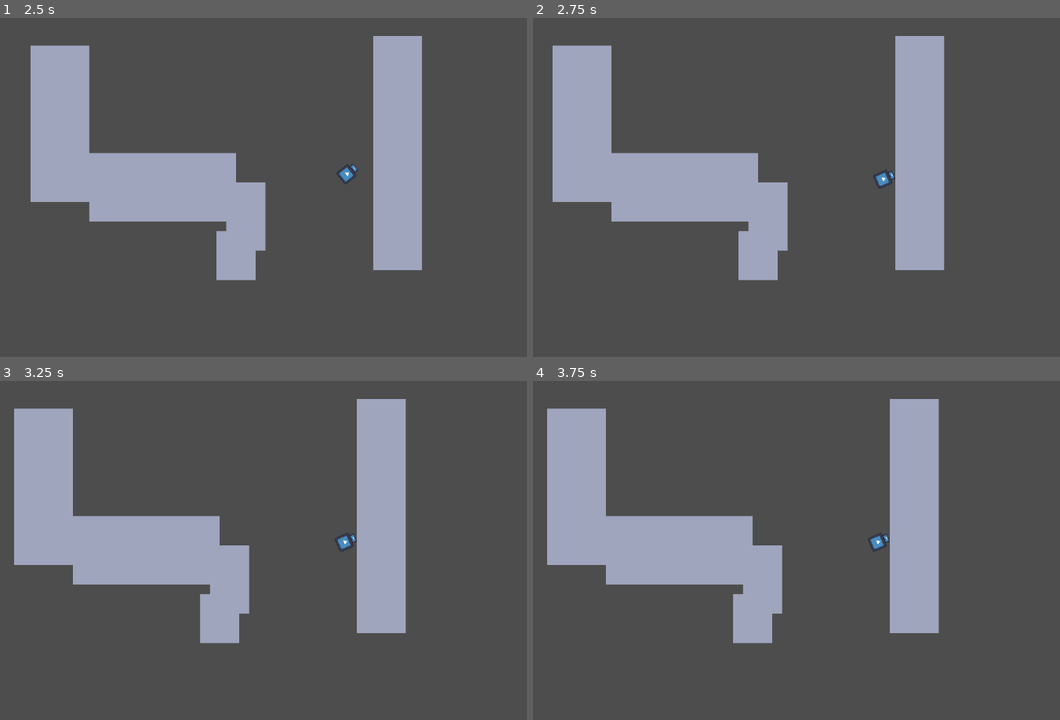
Above: before the commit, frames 1-4 (two rows, left to right).
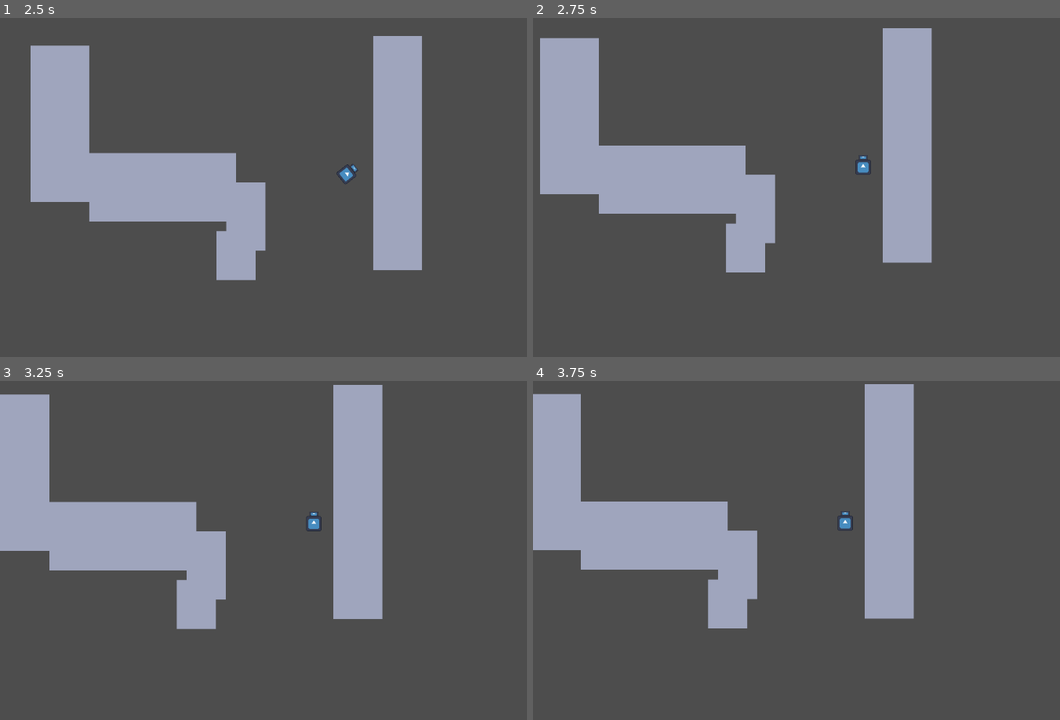
Above: after the commit, the same moments.

Repository: IvanoiuPetrut/touchdown
Game: Godot game, scene res://scenes/game.tscn
Two runs of this game, one before a commit and one after it. Both use one fixed random seed, a clock stepped at 60 frames per second and the inputs below. The engine's default icon, where the game draws it, is replaced by a stand-in: a white triangle on a blue panel in a dark square.
Inputs:
- Up to frame 1 (2.5 s): hold E (rotate_right) 0.53-1.28 s; hold Space (boost) 0.53-1.28 s; hold Q (rotate_left) 1.28-2.03 s; tap Space (boost) at 1.35 s; hold E (rotate_right) from 2.03 s (still down); hold Space (boost) from 2.03 s (still down)
- Up to frame 2 (2.75 s): keep holding E (rotate_right); keep holding Space (boost)
- Up to frame 3 (3.25 s): keep holding E (rotate_right); release Space (boost) at 2.78 s; tap Space (boost) at 2.85 s
- Up to frame 4 (3.75 s): release E (rotate_right) at 3.53 s; hold Q (rotate_left) from 3.53 s (still down); hold Space (boost) from 3.53 s (still down)

Frame 1 is identical in both runs. In frame 2, 8.8% of the frame differs, in the area x 1-79%, y 3-78%; in frame 3, 14%; in frame 4, 15%, in the area x 0-78%, y 0-78%.

Commit message:
feat: add collision with tilemap

Diff:
--- a/scenes/game.tscn
+++ b/scenes/game.tscn
@@ -2,6 +2,7 @@
 
 [ext_resource type="PackedScene" uid="uid://chrsbtyr7g8th" path="res://scenes/player.tscn" id="1_uwrxv"]
 [ext_resource type="Texture2D" uid="uid://y2os7be6xva8" path="res://assets/sprites/rock_packed.png" id="2_yqjtg"]
+[ext_resource type="PackedScene" uid="uid://dakk67ugp7naq" path="res://scenes/landingPad.tscn" id="3_lnu2h"]
 
 [sub_resource type="TileSetAtlasSource" id="TileSetAtlasSource_yqjtg"]
 texture = ExtResource("2_yqjtg")
@@ -174,9 +175,6 @@
 physics_layer_0/collision_layer = 1
 sources/1 = SubResource("TileSetAtlasSource_yqjtg")
 
-[sub_resource type="RectangleShape2D" id="RectangleShape2D_qcj1u"]
-size = Vector2(1152, 50)
-
 [node name="Game" type="Node2D"]
 
 [node name="Player" parent="." instance=ExtResource("1_uwrxv")]
@@ -190,23 +188,5 @@
 tile_map_data = PackedByteArray("AAAKAP7/AQABAAQAAAAKAP//AQABAAQAAAAKAAAAAQABAAQAAAAKAAEAAQABAAQAAAAKAAIAAQABAAQAAAAKAA …(5664 unchanged characters)…
 tile_set = SubResource("TileSet_lnu2h")
 
-[node name="Ground" type="StaticBody2D" parent="."]
-position = Vector2(576, 600)
-collision_layer = 0
-
-[node name="CollisionShape2D" type="CollisionShape2D" parent="Ground"]
-shape = SubResource("RectangleShape2D_qcj1u")
-
-[node name="ColorRect" type="ColorRect" parent="Ground"]
-offset_left = -576.0
-offset_top = -25.0
-offset_right = 576.0
-offset_bottom = 25.0
-color = Color(0.372549, 0.462745, 0.498039, 1)
-
-[node name="LandingPad" type="ColorRect" parent="Ground"]
-offset_left = -100.0
-offset_top = -30.0
-offset_right = 100.0
-offset_bottom = -25.0
-color = Color(0.870588, 0.486275, 0.113725, 1)
+[node name="LandingPad" parent="." instance=ExtResource("3_lnu2h")]
+position = Vector2(571, 619)
--- /dev/null
+++ b/scenes/landingPad.tscn
@@ -0,0 +1,23 @@
+[gd_scene load_steps=2 format=3 uid="uid://dakk67ugp7naq"]
+
+[sub_resource type="RectangleShape2D" id="RectangleShape2D_ssxai"]
+size = Vector2(1152, 50)
+
+[node name="LandingPad" type="StaticBody2D"]
+
+[node name="CollisionShape2D" type="CollisionShape2D" parent="."]
+shape = SubResource("RectangleShape2D_ssxai")
+
+[node name="ColorRect" type="ColorRect" parent="."]
+offset_left = -576.0
+offset_top = -25.0
+offset_right = 576.0
+offset_bottom = 25.0
+color = Color(0.372549, 0.462745, 0.498039, 1)
+
+[node name="LandingPad" type="ColorRect" parent="."]
+offset_left = -100.0
+offset_top = -30.0
+offset_right = 100.0
+offset_bottom = -25.0
+color = Color(0.870588, 0.486275, 0.113725, 1)
--- a/scripts/player.gd
+++ b/scripts/player.gd
@@ -52,24 +52,27 @@
 	if collision:
 		_handle_collision(collision)
 
+
 # Handle collision with the ground or other objects
 func _handle_collision(collision):
-	# Check if this is a safe landing
-	print(collision)
-	var is_safe = is_landing_safe()
+	var collider = collision.get_collider()
+	print("Collided with: ", collider.name)
 
-	if is_safe:
-		# Successful landing
-		landed = true
-		velocity = Vector2.ZERO
-		print("Successful landing!")
-		# TODO: Play landing sound, show landing success message
+	# Check what type of object we collided with
+	if collider.name == "TileMapLayer" or collider is TileMap:
+		# Collision with terrain - always crash
+		_crash()
+	elif collider.name == "LandingPad" or collider.get_parent().name == "LandingPad":
+		# We hit the landing pad, check if it's a safe landing
+		var is_safe = is_landing_safe()
+		if is_safe:
+			_land_successfully()
+		else:
+			_crash()
 	else:
-		# Crash landing
-		crashed = true
-		velocity = Vector2.ZERO
-		print("Crash! Game over.")
-		# TODO: Play crash sound, show crash visuals/particles, show game over message
+		# Any other collision results in a crash
+		_crash()
+
 
 # Function to check if landing is safe
 func is_landing_safe() -> bool:
@@ -89,3 +92,13 @@
 	velocity = Vector2.ZERO
 	rotation = 0
 	# Reset position would be managed by the game scene
+
+func _crash():
+	print("Crash!")
+	crashed = true
+	velocity = Vector2.ZERO
+	rotation = 0
+
+func _land_successfully():
+	print("Landed successfully!")
+	landed = true
